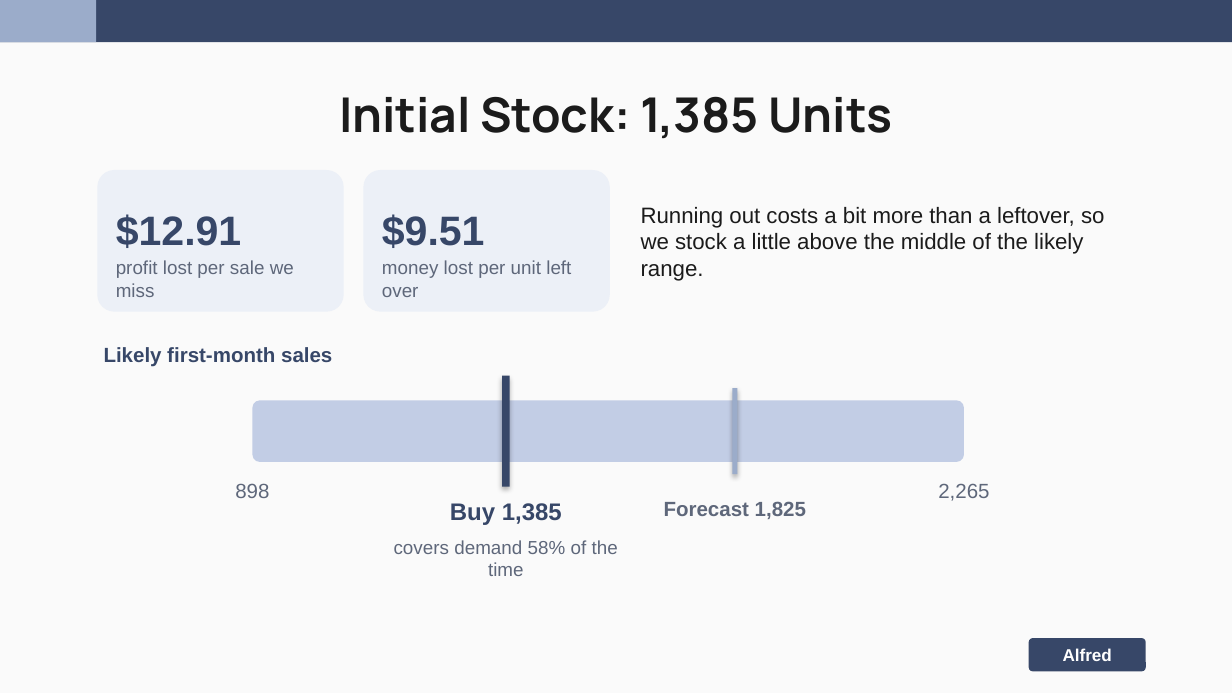
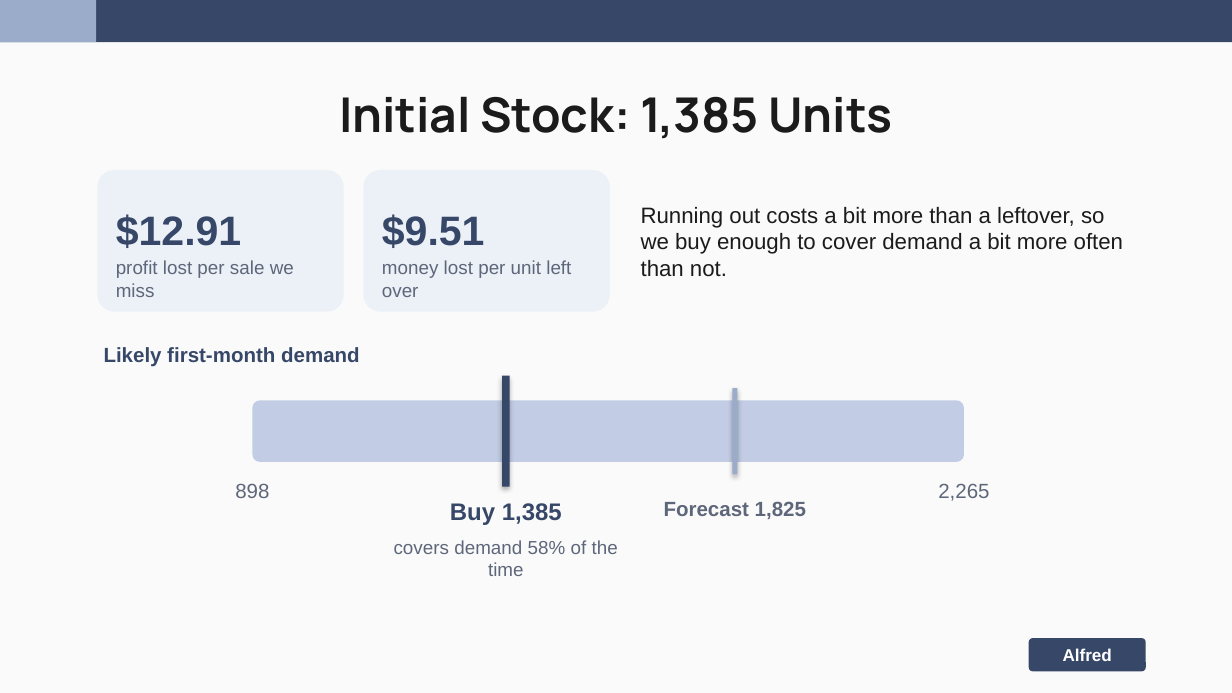
Before and after one commit to nakimagine/hello-world, a slide deck: slide 13 of Group_3_Amazon_Office_Electronic_Slides.pptx. Drawn at 1232x693 pixels with LibreOffice and Linux fonts; fonts in the diff are those of the drawing. Boxes give left, top, right and bottom in pixels: in the first picture for what was removed or moved away, otherwise in the second. Text is boxed around its words. In the diff, an @@ line names an element or a change of style, - is before the commit and + after.

```diff
--- a/Group_3_Amazon_Office_Electronic_Slides.pptx
+++ b/Group_3_Amazon_Office_Electronic_Slides.pptx
@@ text at bbox=[641, 207, 1123, 277]: text changed @@
-Running out costs a bit more than a leftover, so we stock a little above the middle of the likely range.
+Running out costs a bit more than a leftover, so we buy enough to cover demand a bit more often than not.
@@ text at bbox=[104, 347, 360, 367]: text changed @@
-Likely first-month sales
+Likely first-month demand
```
Also in this commit, not shown: 5 other slides changed.
